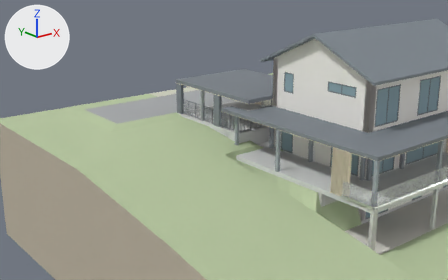
One commit to the glTF model public/models/Schaffernak_Haus_C.glb: the scene before it, then after it.
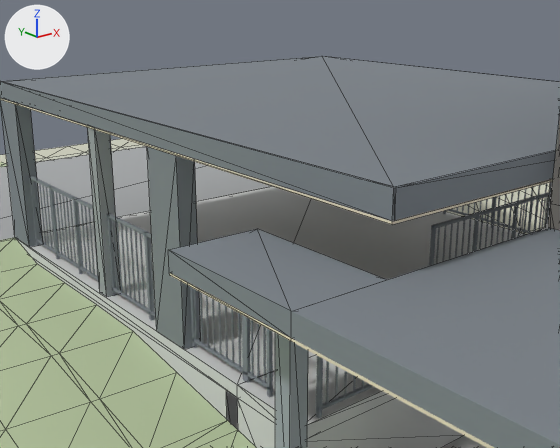
Each version appears first from a 50 mm lens placed at (-26.97, -20.86, 12.68), pointed at (-1.98, 10.39, 0.18), and next in a close-up from a 50 mm lens placed at (-6.08, 4.1, 4.87), pointed at (-0.99, 10.46, 2.33). Every picture has the same lights, and +X, +Y and +Z are marked at upper left. The last two pictures show the newer version. The close-ups show mesh edges as thin lines.

Script lines for the objects in view, before the commit:
```python
me_carport_eckelement_hinten_balkon = bpy.data.meshes.new('Carport_Eckelement_hinten_Balkon')
me_carport_eckelement_hinten_balkon.from_pydata(...)  # a box spanning x -2.05..-1.83, y 10.82..11.42, z 1.0..3.17
me_carport_eckelement_hinten_balkon.materials.append(mat_defaultmaterial)
me_entwurf_dach_links = bpy.data.meshes.new('Entwurf_Dach_links')
me_entwurf_dach_links.from_pydata(...)  # a box spanning x -3.0..0.0, y 0.0..7.82, z 2.55..2.75
me_entwurf_dach_links.materials.append(mat_material_6)  # grey #7d848b
me_foto_gelaende_rasen_boeschung = bpy.data.meshes.new('Foto_Gelaende_Rasen_Boeschung')
me_foto_gelaende_rasen_boeschung.from_pydata(...)  # 1105 vertices, 1956 faces; spans x -13.0..23.0, y -11.0..23.0, z -4.0..1.0
me_foto_gelaende_rasen_boeschung.materials.append(mat_material_16)  # green #bbcba4
ob_carport_eckelement_hinten_balkon = bpy.data.objects.new('Carport_Eckelement_hinten_Balkon', me_carport_eckelement_hinten_balkon)
ob_carport_eckelement_hinten_balkon.location = (0.0, 0.0, 0.0)
ob_entwurf_dach_links = bpy.data.objects.new('Entwurf_Dach_links', me_entwurf_dach_links)
ob_entwurf_dach_links.location = (0.0, 0.0, 0.0)
ob_foto_gelaende_rasen_boeschung = bpy.data.objects.new('Foto_Gelaende_Rasen_Boeschung', me_foto_gelaende_rasen_boeschung)
ob_foto_gelaende_rasen_boeschung.location = (0.0, 0.0, 0.0)
# also in view: 'Entwurf_Holzuntersicht_Carport' at (1.18, 11.83, 3.19); 'Carport_Dach' at (1.17, 11.83, 3.33); 'Strasse_parallel_zum_Haus_schematisch' at (4.0, 18.34, 0.96); 'Carport_Eckwand_links' at (-1.94, 15.55, 2.09); 'Entwurf_Eigenstaendige_Stuetzen_Balkon' at (-2.25, 8.72, 1.25)
```
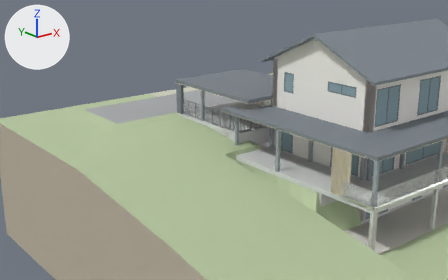
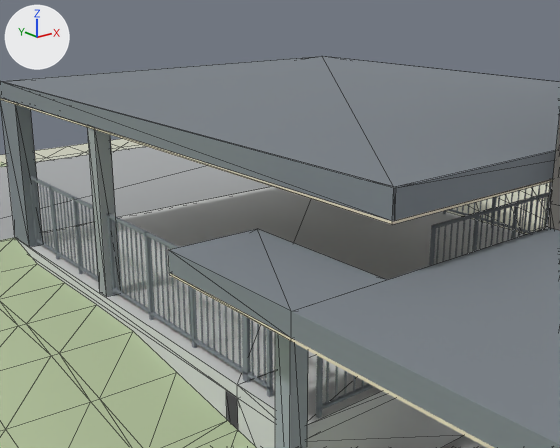
Pixel boxes [x1, y1, x2, y2] of what changed, in the close-ups (560 x 448 px):
'Carport_Eckelement_hinten_Balkon', no longer drawn
    before: [147, 147, 201, 349]

The change in detail:
Object 'Carport_Eckelement_hinten_Balkon' (ob_carport_eckelement_hinten_balkon) now shows nothing instead of me_carport_eckelement_hinten_balkon.
